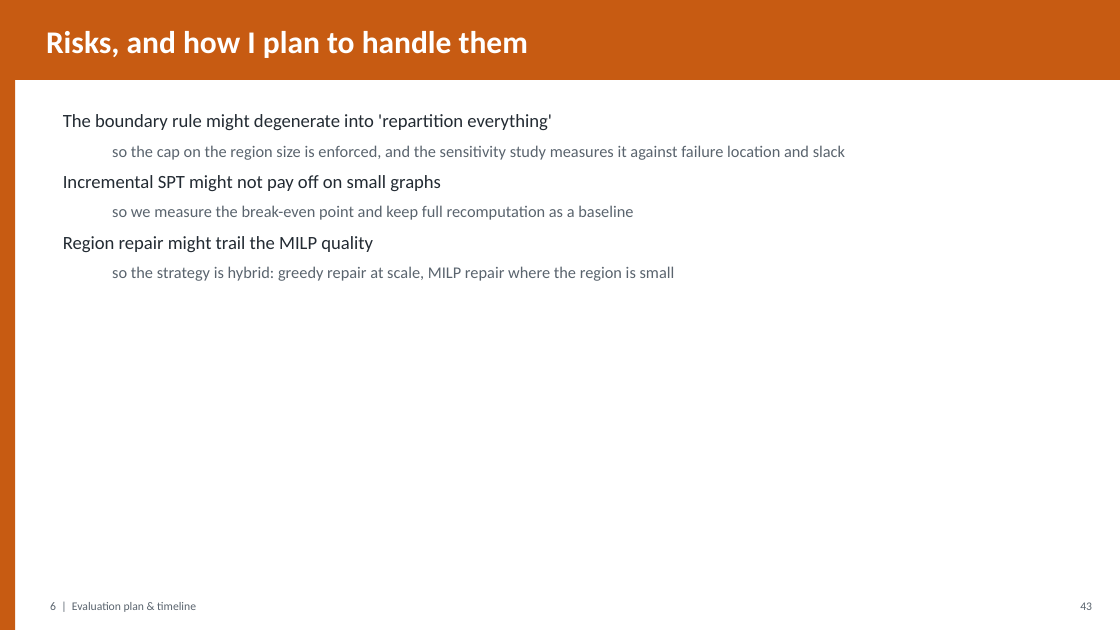
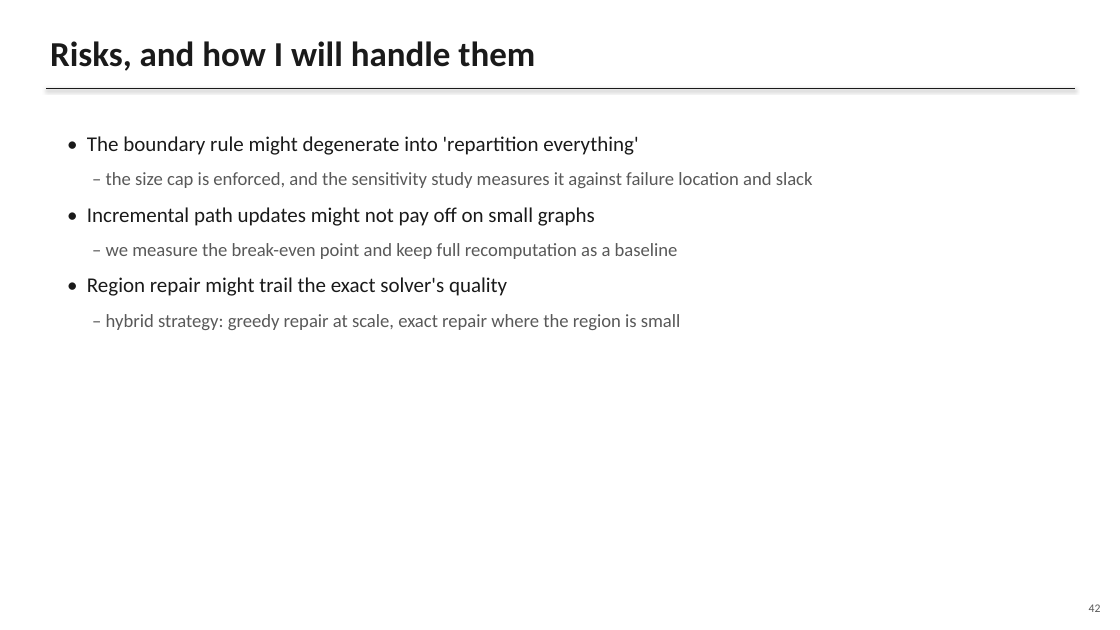
Before and after one commit to gayanigupta/data-aware-scheduling, a slide deck: slide 42 of slides/data-aware-scheduling.pptx (slide 44 before the commit). Drawn at 1120x630 pixels with LibreOffice and Linux fonts; fonts in the diff are those of the drawing. Boxes give left, top, right and bottom in pixels: in the first picture for what was removed or moved away, otherwise in the second. Text is boxed around its words. In the diff, an @@ line names an element or a change of style, - is before the commit and + after.

Commit message:
Plain monochrome slide deck with human-style text

```diff
--- a/slides/data-aware-scheduling.pptx
+++ b/slides/data-aware-scheduling.pptx
@@ rectangle removed at (x1=0, y1=0, x2=1120, y2=80) @@
@@ text at (x1=50, y1=41, x2=535, y2=71): text changed; size 27 to 30 pt; text colour #FFFFFF to #1A1A1A @@
-Risks, and how I plan to handle them
+Risks, and how I will handle them
@@ rectangle removed at (x1=0, y1=80, x2=15, y2=630) @@
@@ line added from (46, 88) to (1075, 88), #1A1A1A 1 pt @@
@@ text at (x1=87, y1=136, x2=813, y2=330): text changed; size 14 to 16 pt; text colour #5A646E to #595959 @@
-The boundary rule might degenerate into 'repartition everything'
-  so the cap on the region size is enforced, and the sensitivity study measures it against failure location and slack
-Incremental SPT might not pay off on small graphs
-  so we measure the break-even point and keep full recomputation as a baseline
-Region repair might trail the MILP quality
-  so the strategy is hybrid: greedy repair at scale, MILP repair where the region is small
+• The boundary rule might degenerate into 'repartition everything'
+– the size cap is enforced, and the sensitivity study measures it against failure location and slack
+• Incremental path updates might not pay off on small graphs
+– we measure the break-even point and keep full recomputation as a baseline
+• Region repair might trail the exact solver's quality
+– hybrid strategy: greedy repair at scale, exact repair where the region is small
@@ text removed at (x1=50, y1=602, x2=196, y2=612) @@
-6 | Evaluation plan & timeline
@@ text removed at (x1=1080, y1=602, x2=1092, y2=610) @@
-43
@@ text added at (x1=1089, y1=604, x2=1101, y2=612), 10 pt, text #595959 @@
+42
```
Also in this commit, not shown: 29 other slides changed, 14 slides added, 16 slides removed, 1 other file.
